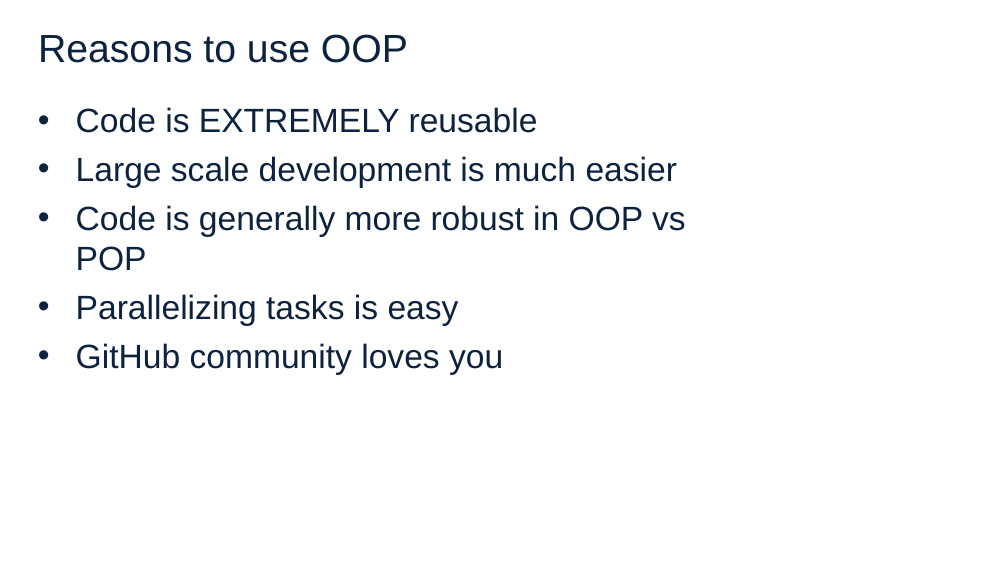
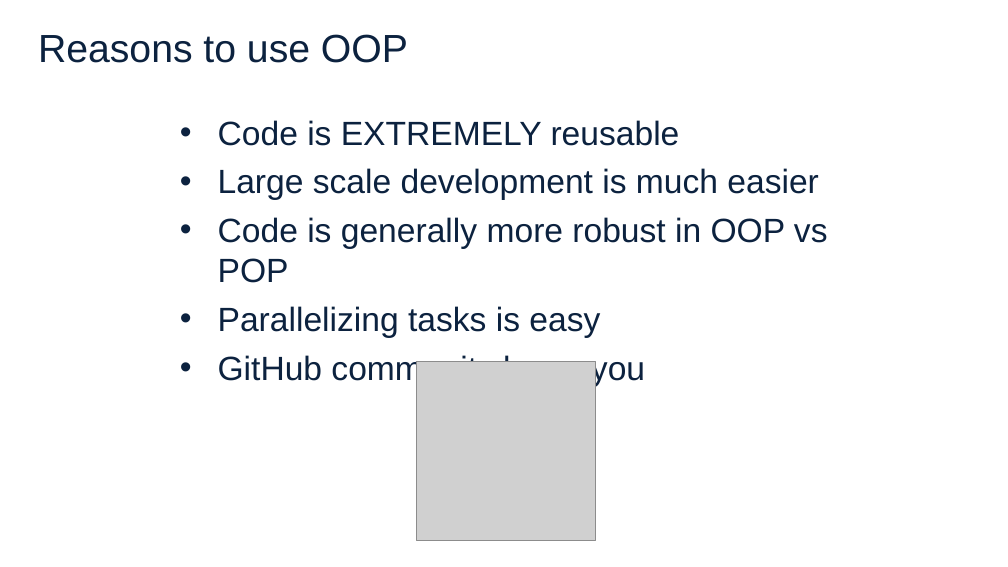
Before and after one commit to celmore25/OOP_in_Python, a slide deck: slide 7 of Object Oriented Python.ppt. Drawn at 1008x567 pixels with LibreOffice and Linux fonts; fonts in the diff are those of the drawing; grey boxes stand for pictures; background and template pictures are left out. Boxes give left, top, right and bottom in pixels: in the first picture for what was removed or moved away, otherwise in the second. Text is boxed around its words. In the diff, an @@ line names an element or a change of style, - is before the commit and + after.

```diff
--- a/Object Oriented Python.ppt
+++ b/Object Oriented Python.ppt
@@ text "Code is EXTREMELY reusable": place and size @@
-text "Code is EXTREMELY reusable" at (76, 107, 686, 374)
+text "Code is EXTREMELY reusable" at (218, 120, 828, 386)
@@ picture added at (416, 362, 596, 541) @@
```
Also in this commit, not shown: 3 other slides changed, 3 other files.
